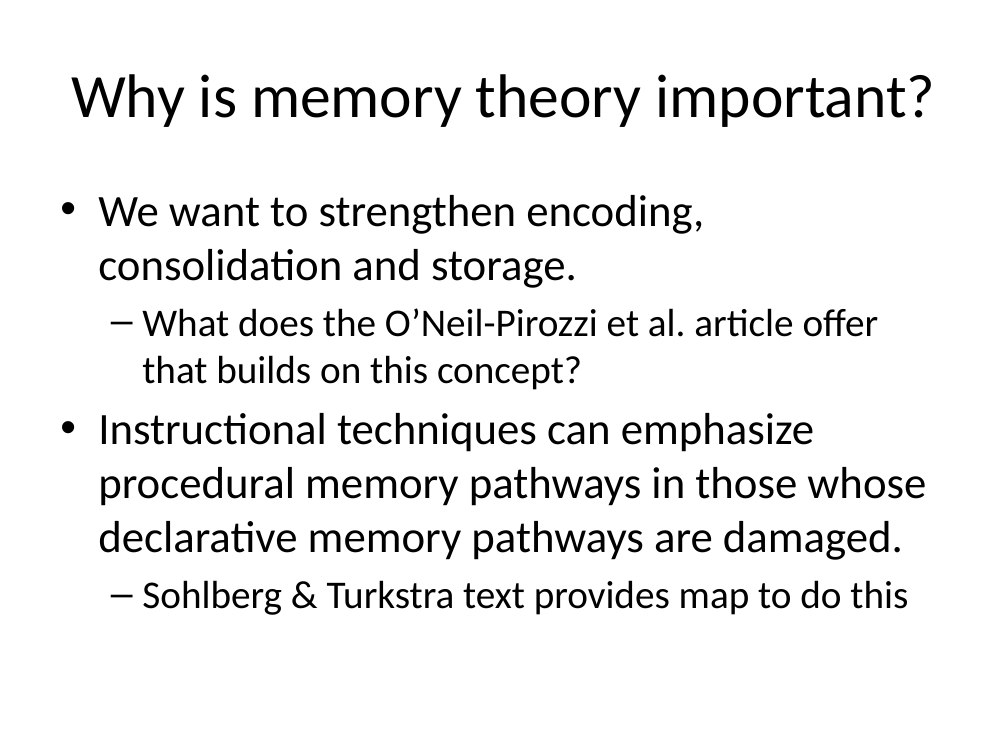
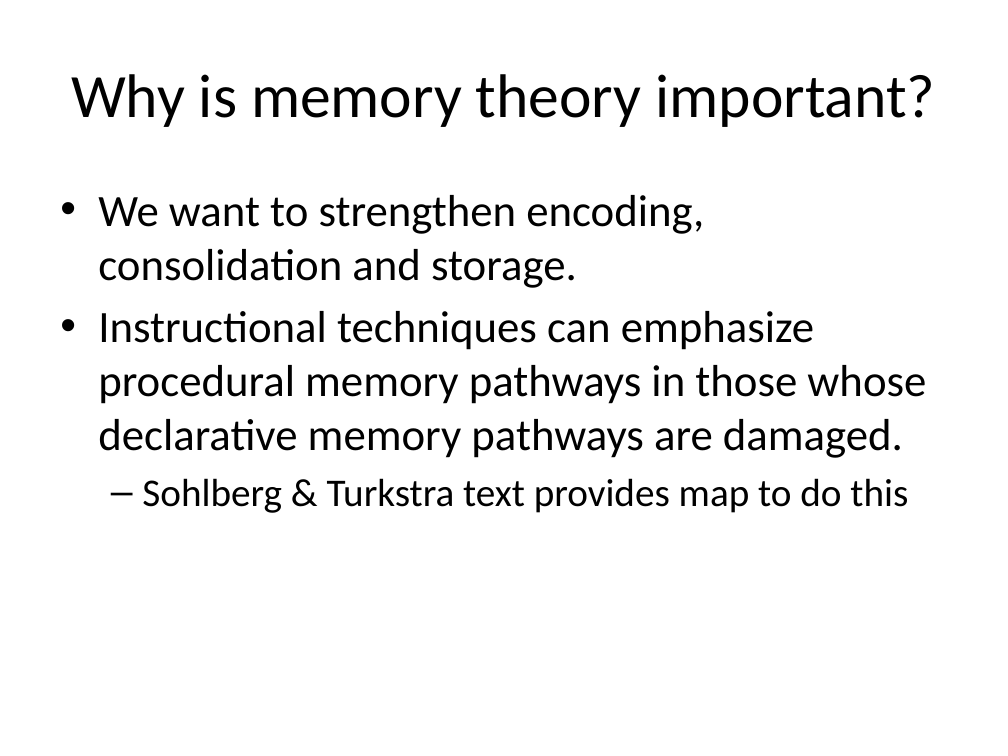
Before and after one commit to Jim-Wright90/cds_663_winter_2021, a slide deck: slide 11 of slides/Week4_Memory_21.pptx (slide 14 before the commit). Drawn at 1008x756 pixels with LibreOffice and Linux fonts; fonts in the diff are those of the drawing. Boxes give left, top, right and bottom in pixels: in the first picture for what was removed or moved away, otherwise in the second. Text is boxed around its words. In the diff, an @@ line names an element or a change of style, - is before the commit and + after.

Commit message:
updates to week 4 memory slides

```diff
--- a/slides/Week4_Memory_21.pptx
+++ b/slides/Week4_Memory_21.pptx
@@ text at (142,308,879,390): paragraph removed @@
-  – What does the O’Neil-Pirozzi et al. article offer that builds on this concept?
```
Also in this commit, not shown: 3 other slides changed, 5 slides removed.
